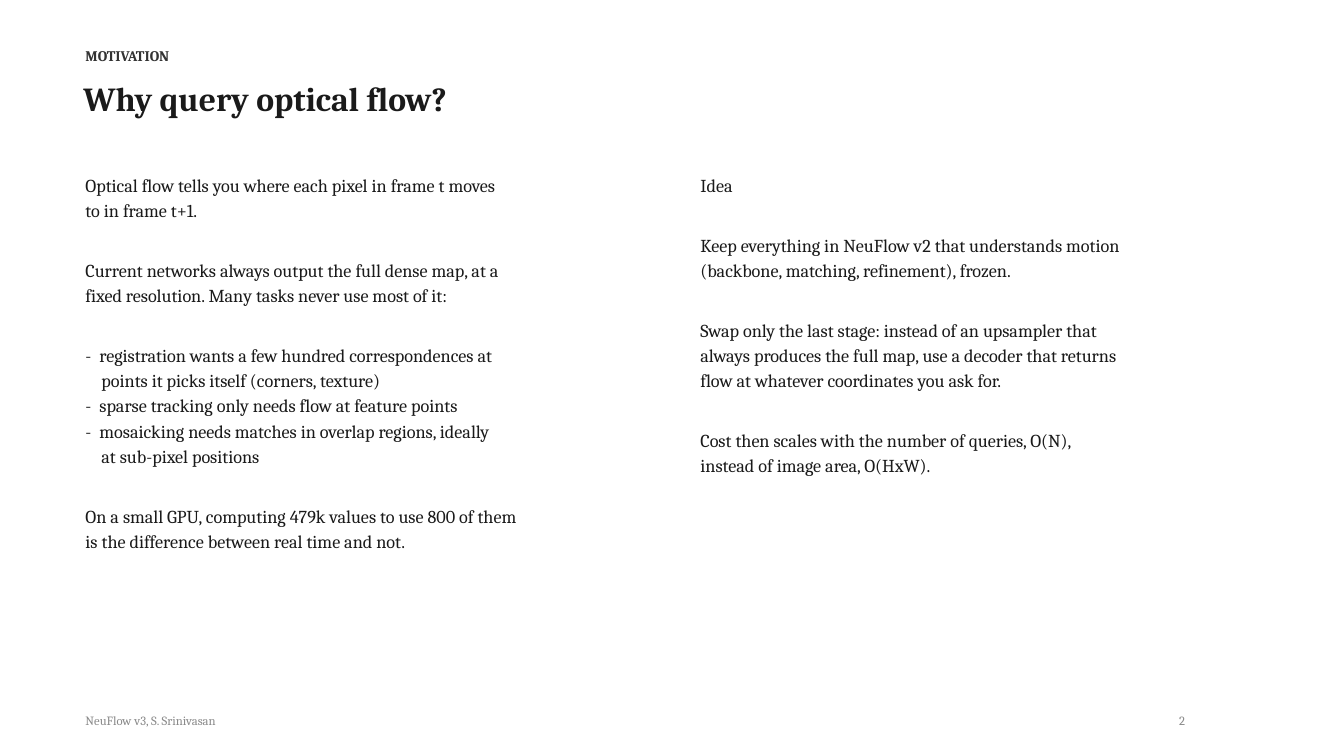
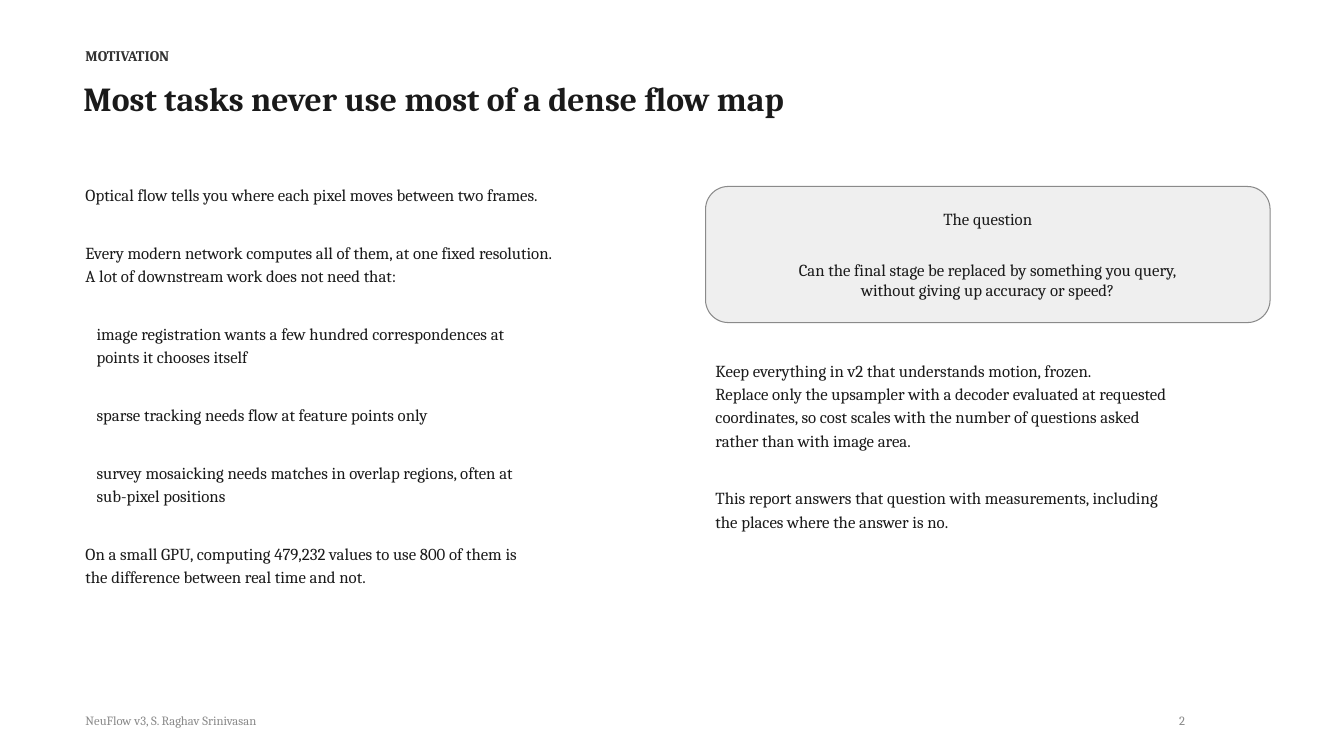
Before and after one commit to shrirag10/Neuflowv3, a slide deck: slide 2 of docs/NeuFlow_v3_status.pptx. Drawn at 1344x756 pixels with LibreOffice and Linux fonts; fonts in the diff are those of the drawing. Boxes give left, top, right and bottom in pixels: in the first picture for what was removed or moved away, otherwise in the second. Text is boxed around its words. In the diff, an @@ line names an element or a change of style, - is before the commit and + after.

Commit message:
Rewrite deck against leak-free results: withdraw the dense-speed and 6%-EPE claims, add a methodology slide, lead with what survives

```diff
--- a/docs/NeuFlow_v3_status.pptx
+++ b/docs/NeuFlow_v3_status.pptx
@@ text at (x1=83, y1=87, x2=784, y2=118): text changed @@
-Why query optical flow?
+Most tasks never use most of a dense flow map
@@ text at (x1=85, y1=189, x2=552, y2=583): text changed; size 13 to 12 pt @@
-Optical flow tells you where each pixel in frame t moves
-to in frame t+1.
-Current networks always output the full dense map, at a
-fixed resolution. Many tasks never use most of it:
-- registration wants a few hundred correspondences at
-points it picks itself (corners, texture)
-- sparse tracking only needs flow at feature points
-- mosaicking needs matches in overlap regions, ideally
-at sub-pixel positions
-On a small GPU, computing 479k values to use 800 of them
-is the difference between real time and not.
+Optical flow tells you where each pixel moves between two frames.
+Every modern network computes all of them, at one fixed resolution.
+A lot of downstream work does not need that:
+image registration wants a few hundred correspondences at
+points it chooses itself
+sparse tracking needs flow at feature points only
+survey mosaicking needs matches in overlap regions, often at
+sub-pixel positions
+On a small GPU, computing 479,232 values to use 800 of them is
+the difference between real time and not.
@@ rounded rectangle added at (x1=706, y1=187, x2=1270, y2=323), fill #EFEFEF, outline #8A8A8A 0.75 pt, 12 pt, text #1A1A1A @@
+The question
+Can the final stage be replaced by something you query,
+without giving up accuracy or speed?
@@ text at (x1=715, y1=365, x2=1166, y2=532): text changed; size 13 to 12 pt @@
-Idea
-Keep everything in NeuFlow v2 that understands motion
-(backbone, matching, refinement), frozen.
-Swap only the last stage: instead of an upsampler that
-always produces the full map, use a decoder that returns
-flow at whatever coordinates you ask for.
-Cost then scales with the number of queries, O(N),
-instead of image area, O(HxW).
+Keep everything in v2 that understands motion, frozen.
+Replace only the upsampler with a decoder evaluated at requested
+coordinates, so cost scales with the number of questions asked
+rather than with image area.
+This report answers that question with measurements, including
+the places where the answer is no.
@@ text at (x1=85, y1=716, x2=256, y2=728): text changed @@
-NeuFlow v3, S. Srinivasan
+NeuFlow v3, S. Raghav Srinivasan
```
Also in this commit, not shown: 3 other slides changed, 12 slides added, 13 slides removed, 5 other files.
